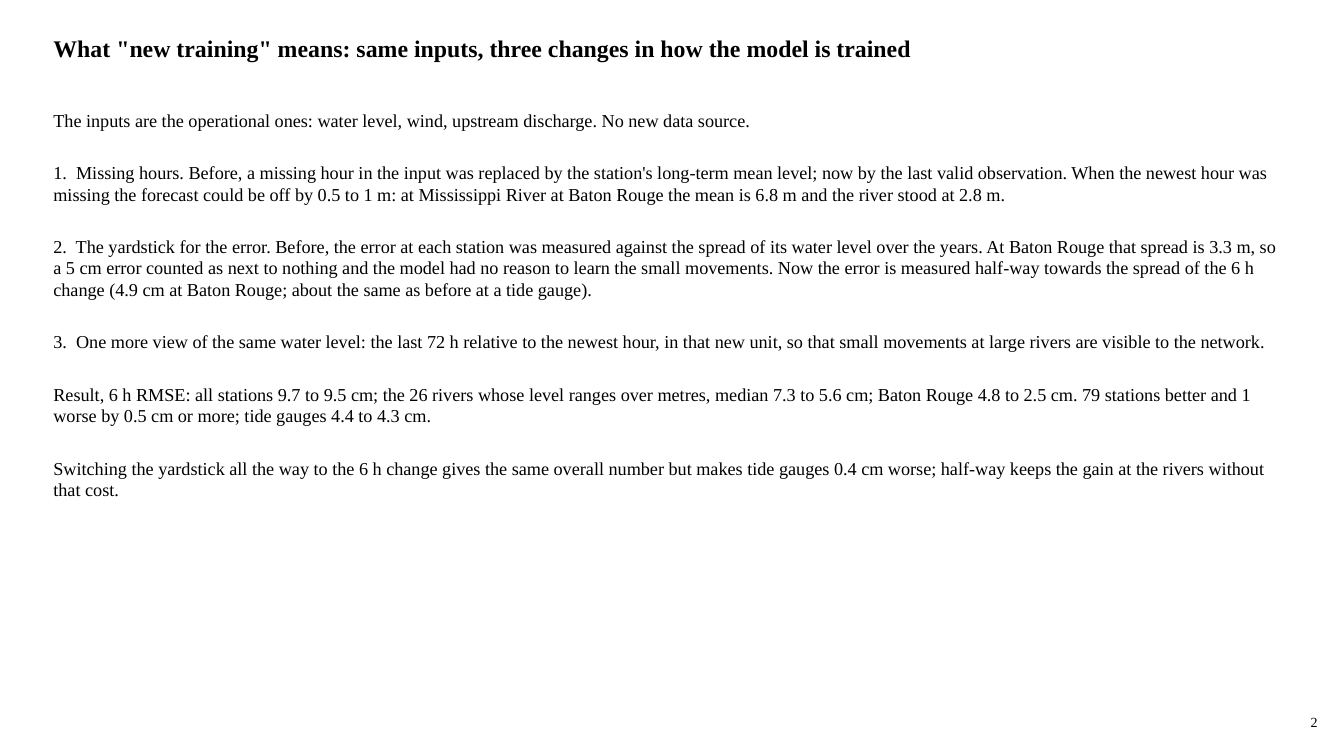
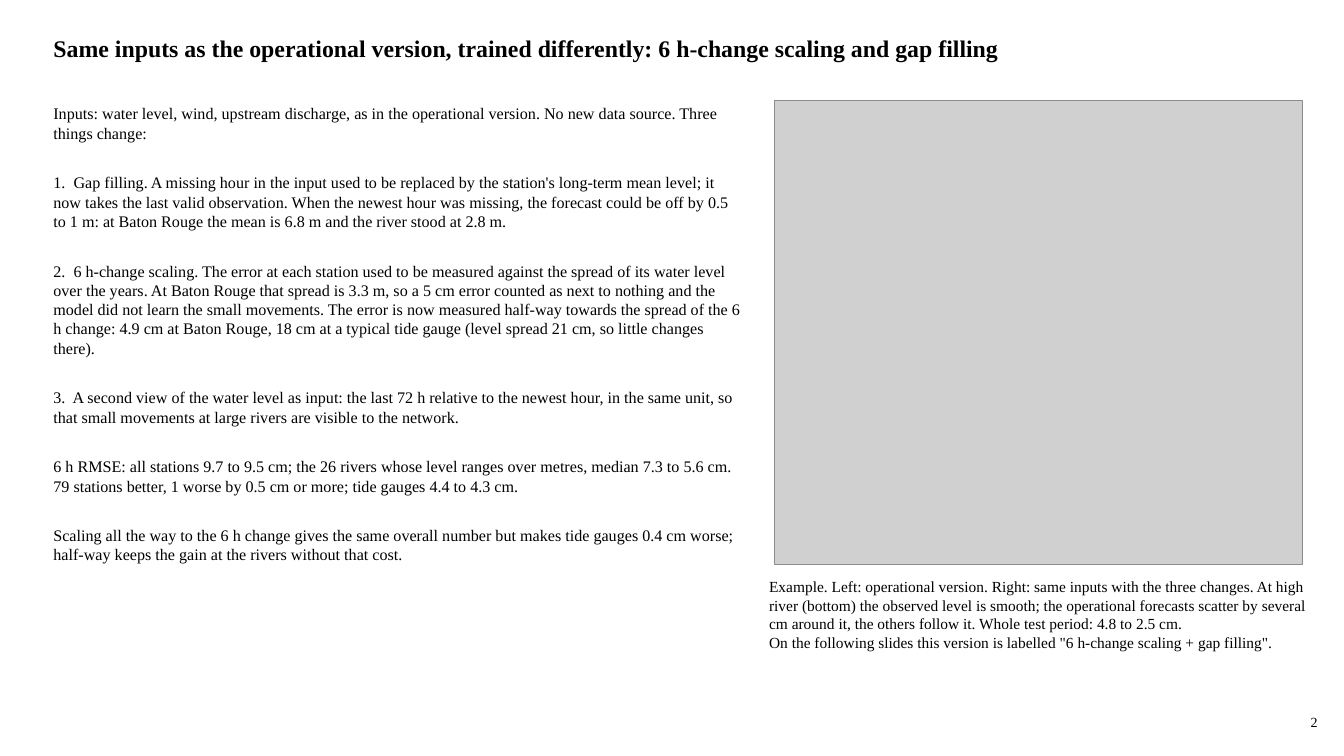
Before and after one commit to LaurenW1997/subdomainLSTM, a slide deck: slide 2 of deliverables/17_versions/version_comparison.pptx. Drawn at 1344x756 pixels with LibreOffice and Linux fonts; fonts in the diff are those of the drawing; grey boxes stand for pictures. Boxes give left, top, right and bottom in pixels: in the first picture for what was removed or moved away, otherwise in the second. Text is boxed around its words. In the diff, an @@ line names an element or a change of style, - is before the commit and + after.

```diff
--- a/deliverables/17_versions/version_comparison.pptx
+++ b/deliverables/17_versions/version_comparison.pptx
@@ text at (53,40,997,62): text changed @@
-What "new training" means: same inputs, three changes in how the model is trained
+Same inputs as the operational version, trained differently: 6 h-change scaling and gap filling
@@ text at (53,107,740,564): text changed; size 13 to 11.5 pt @@
-The inputs are the operational ones: water level, wind, upstream discharge. No new data source.
-1. Missing hours. Before, a missing hour in the input was replaced by the station's long-term mean level; now by the last valid observation. When the newest hour was missing the forecast could be off by 0.5 to 1 m: at Mississippi River at Baton Rouge the mean is 6.8 m and the river stood at 2.8 m.
-2. The yardstick for the error. Before, the error at each station was measured against the spread of its water level over the years. At Baton Rouge that spread is 3.3 m, so a 5 cm error counted as next to nothing and the model had no reason to learn the small movements. Now the error is measured half-way towards the spread of the 6 h change (4.9 cm at Baton Rouge; about the same as before at a tide gauge).
-3. One more view of the same water level: the last 72 h relative to the newest hour, in that new unit, so that small movements at large rivers are visible to the network.
-Result, 6 h RMSE: all stations 9.7 to 9.5 cm; the 26 rivers whose level ranges over metres, median 7.3 to 5.6 cm; Baton Rouge 4.8 to 2.5 cm. 79 stations better and 1 worse by 0.5 cm or more; tide gauges 4.4 to 4.3 cm.
-Switching the yardstick all the way to the 6 h change gives the same overall number but makes tide gauges 0.4 cm worse; half-way keeps the gain at the rivers without that cost.
+Inputs: water level, wind, upstream discharge, as in the operational version. No new data source. Three things change:
+1. Gap filling. A missing hour in the input used to be replaced by the station's long-term mean level; it now takes the last valid observation. When the newest hour was missing, the forecast could be off by 0.5 to 1 m: at Baton Rouge the mean is 6.8 m and the river stood at 2.8 m.
+2. 6 h-change scaling. The error at each station used to be measured against the spread of its water level over the years. At Baton Rouge that spread is 3.3 m, so a 5 cm error counted as next to nothing and the model did not learn the small movements. The error is now measured half-way towards the spread of the 6 h change: 4.9 cm at Baton Rouge, 18 cm at a typical tide gauge (level spread 21 cm, so little changes there).
+3. A second view of the water level as input: the last 72 h relative to the newest hour, in the same unit, so that small movements at large rivers are visible to the network.
+6 h RMSE: all stations 9.7 to 9.5 cm; the 26 rivers whose level ranges over metres, median 7.3 to 5.6 cm. 79 stations better, 1 worse by 0.5 cm or more; tide gauges 4.4 to 4.3 cm.
+Scaling all the way to the 6 h change gives the same overall number but makes tide gauges 0.4 cm worse; half-way keeps the gain at the rivers without that cost.
@@ picture added at (774,101,1303,565) @@
@@ text added at (769,581,1306,652), 11 pt, text #000000 @@
+Example. Left: operational version. Right: same inputs with the three changes. At high river (bottom) the observed level is smooth; the operational forecasts scatter by several cm around it, the others follow it. Whole test period: 4.8 to 2.5 cm.
+On the following slides this version is labelled "6 h-change scaling + gap filling".
```
Also in this commit, not shown: 25 other slides changed, 30 other files.
